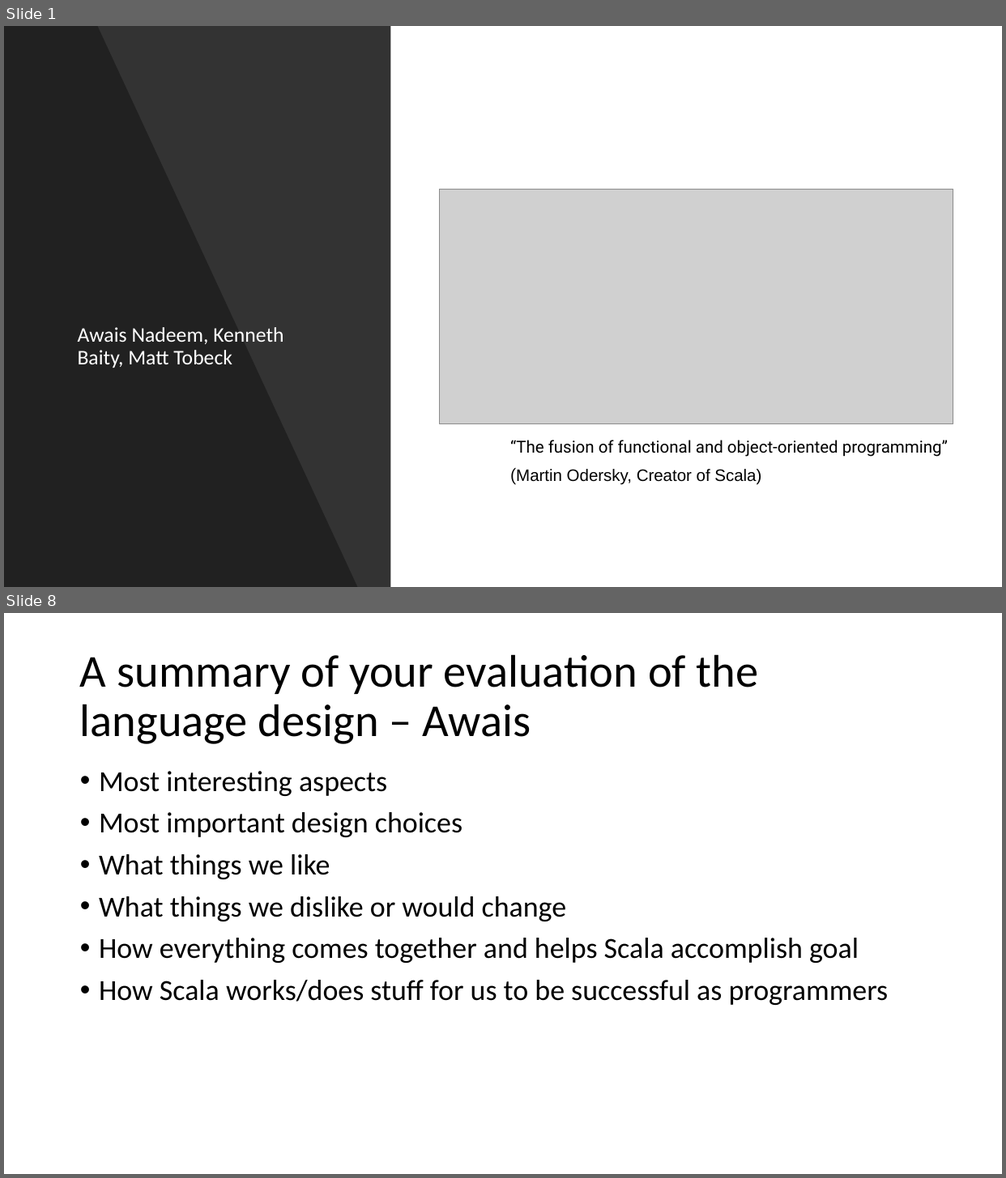
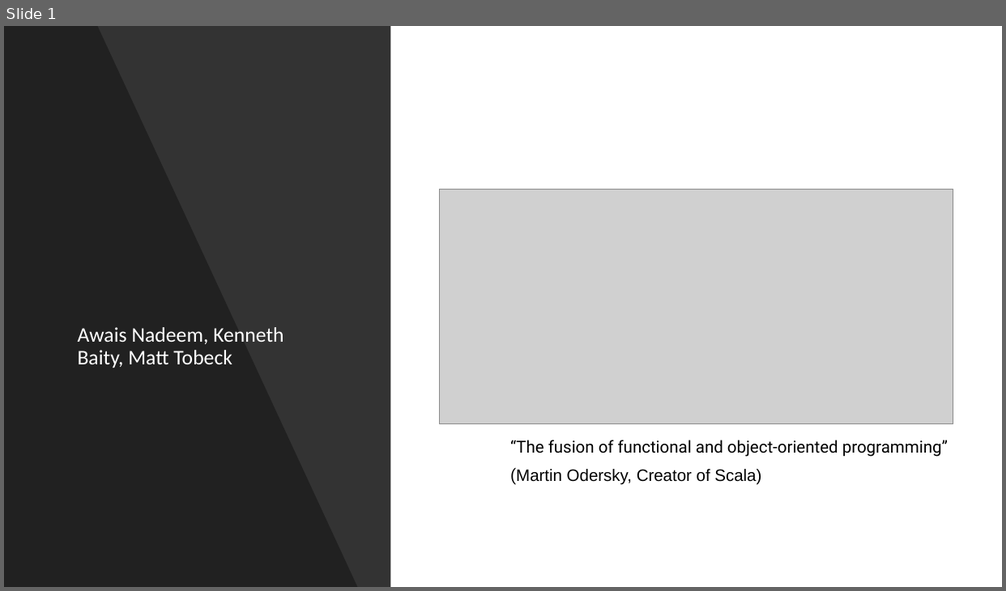
Before and after one commit to anadeem2/IT327ScalaProject, a slide deck: ScalaPresentation.pptx. Shown one above the other, each under a label of ours: slides 1 and 8 before the commit, slide 1 after it; the slides between them are not shown. The pictures are 1006x1178 and 1006x591 pixels, drawn with LibreOffice and Linux fonts; fonts in the diff are those of the drawing; grey boxes stand for pictures. Boxes give left, top, right and bottom in pixels: in the first picture for what was removed or moved away, otherwise in the second. Text is boxed around its words. In the diff, an @@ line names an element or a change of style, - is before the commit and + after.

```diff
--- a/ScalaPresentation.pptx
+++ b/ScalaPresentation.pptx
@@ slide 8 removed at <box>4,613,1002,1174</box>, background #FFFFFF @@
@@ title removed at <box>80,654,759,744</box> @@
-A summary of your evaluation of the language design – Awais
@@ text removed at <box>99,771,889,1005</box> @@
-• Most interesting aspects
-• Most important design choices
-• What things we like
-• What things we dislike or would change
-• How everything comes together and helps Scala accomplish goal
-• How Scala works/does stuff for us to be successful as programmers
```
Also in this commit, not shown: 3 slides changed, 12 slides added, 5 other slides removed, 28 other files.
